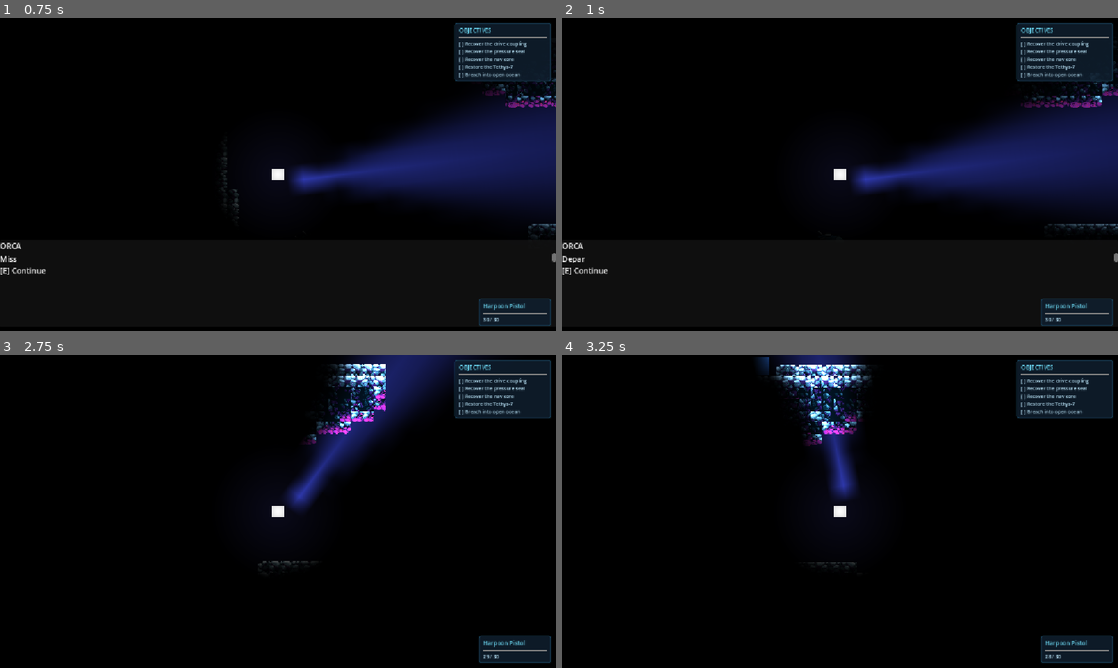
Above: before the commit, frames 1-4 (two rows, left to right).
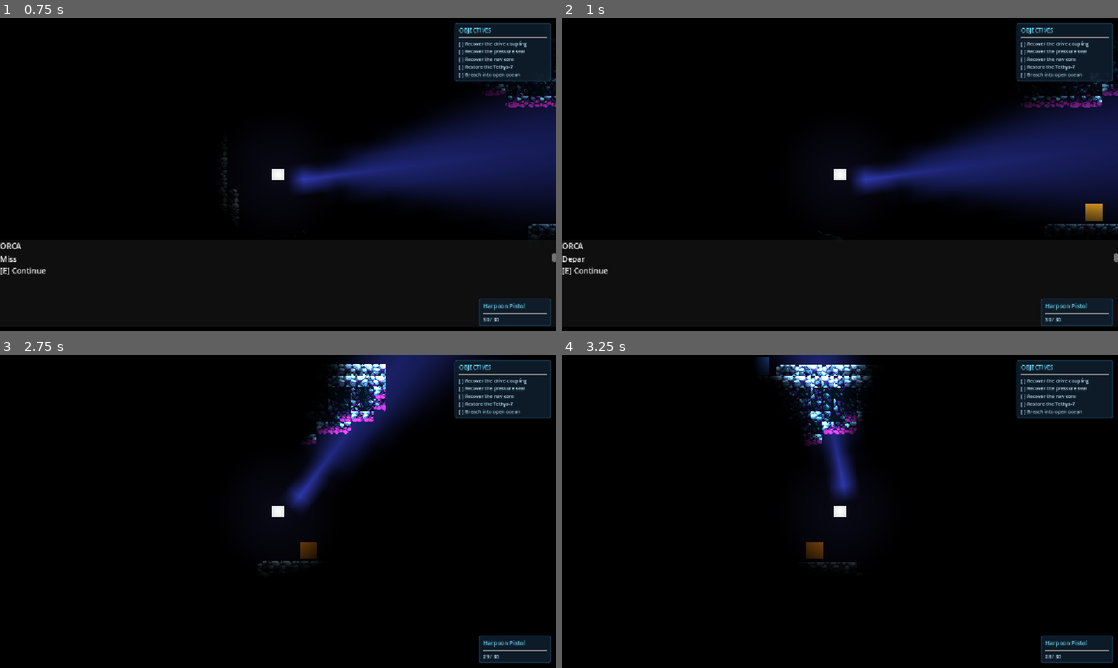
Above: after the commit, the same moments.

Repository: zz2548/game-design-final
Game: Godot game, scene res://main.tscn
Two runs of this game, one before a commit and one after it. Both use one fixed random seed, a clock stepped at 60 frames per second and the inputs below.
Inputs (mouse positions are in pixels of both pictures, inside the frame that each line leads up to):
- Up to frame 1 (0.75 s): tap Enter (ui_accept) at 0.5 s; move the mouse to (400, 158) at 0.52 s; hold D (move_right) from 0.53 s (still down); hold E (interact) from 0.53 s (still down); click (400, 158) at 0.67 s
- Up to frame 2 (1 s): keep holding D (move_right); keep holding E (interact); tap Enter (ui_accept) at 0.77 s
- Up to frame 3 (2.75 s): release D (move_right) at 1.25 s; release E (interact) at 1.25 s; drag from (166, 527) to (378, 608) at 1.27 s; tap Enter (ui_accept) at 2 s; move the mouse to (333, 442) at 2.02 s; hold D (move_right) from 2.03 s (still down); hold E (interact) from 2.03 s (still down); click (333, 442) at 2.17 s
- Up to frame 4 (3.25 s): release D (move_right) at 2.75 s; release E (interact) at 2.75 s; drag from (812, 574) to (812, 364) at 2.77 s

Frame 1 is identical in both runs. In frame 2, 0.2% of the frame differs, in the area x 94-98%, y 59-65%; in frame 3, 0.2%; in frame 4, 0.2%.

Commit message:
Add a simple shotgun

Diff:
--- a/underwater-game/levels/level_1/level_1.tscn
+++ b/underwater-game/levels/level_1/level_1.tscn
@@ -10,10 +10,12 @@
 [ext_resource type="Texture2D" uid="uid://iwtv1ak671c" path="res://assets/player/sub.png" id="8_j48du"]
 [ext_resource type="Resource" path="res://shared/items/hull_plating.tres" id="9_hull"]
 [ext_resource type="Resource" path="res://shared/items/navigation_module.tres" id="10_nav"]
+[ext_resource type="PackedScene" path="res://shared/ui/HintsUI.tscn" id="11_hints"]
 [ext_resource type="PackedScene" uid="uid://cdxseykgech3" path="res://shared/Enemies/enemy.tscn" id="11_qbdb0"]
-[ext_resource type="PackedScene" path="res://shared/ui/HintsUI.tscn" id="11_hints"]
+[ext_resource type="Script" uid="uid://385wyroimuhd" path="res://levels/level_1/level_1.gd" id="12_level"]
 [ext_resource type="PackedScene" path="res://shared/ui/WeaponHUD.tscn" id="13_weaponhud"]
-[ext_resource type="Script" uid="uid://bsbvqm0jvki2a" path="res://levels/level_1/level_1.gd" id="12_level"]
+[ext_resource type="Script" uid="uid://cyoql4kks8dxn" path="res://scripts/interactables/pickup_weapon.gd" id="14_pickupwpn"]
+[ext_resource type="Resource" path="res://shared/weapons/shotgun.tres" id="15_shotgun"]
 
 [sub_resource type="OccluderPolygon2D" id="occ_full_tile"]
 polygon = PackedVector2Array(-8, -8, 8, -8, 8, 8, -8, 8)
@@ -428,4 +430,22 @@
 
 [node name="HintsUI" parent="." unique_id=-2144967295 instance=ExtResource("11_hints")]
 
+[node name="ShotgunPickup" type="Area2D" parent="." unique_id=-2144967293]
+position = Vector2(469, 385)
+collision_mask = 0
+script = ExtResource("14_pickupwpn")
+weapon = ExtResource("15_shotgun")
+
+[node name="CollisionShape2D" type="CollisionShape2D" parent="ShotgunPickup" unique_id=-2144967292]
+shape = SubResource("shape_part")
+
+[node name="Visual" type="ColorRect" parent="ShotgunPickup" unique_id=-2144967291]
+offset_left = -12.0
+offset_top = -12.0
+offset_right = 12.0
+offset_bottom = 12.0
+mouse_filter = 2
+color = Color(0.9, 0.5, 0.1, 1)
+metadata/_edit_use_anchors_ = true
+
 [node name="WeaponHUD" parent="." unique_id=-2144967294 instance=ExtResource("13_weaponhud")]
Not shown: 1 places in underwater-game/levels/level_1/level_1.tscn that only renumber resources
